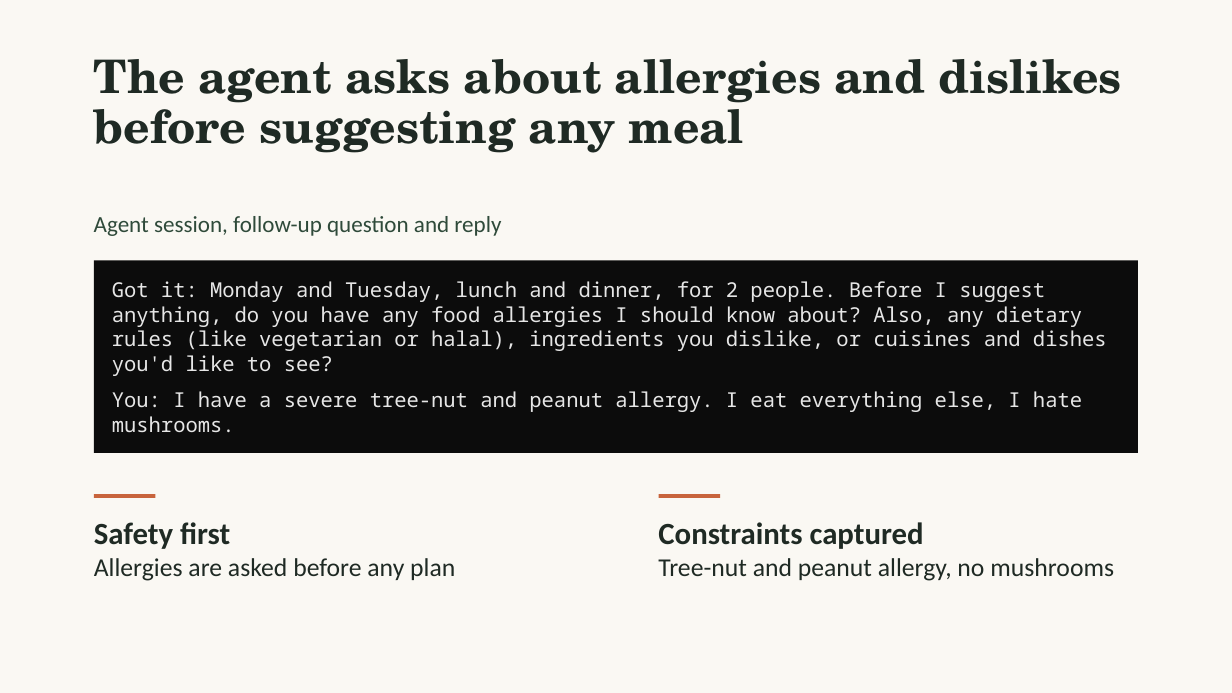
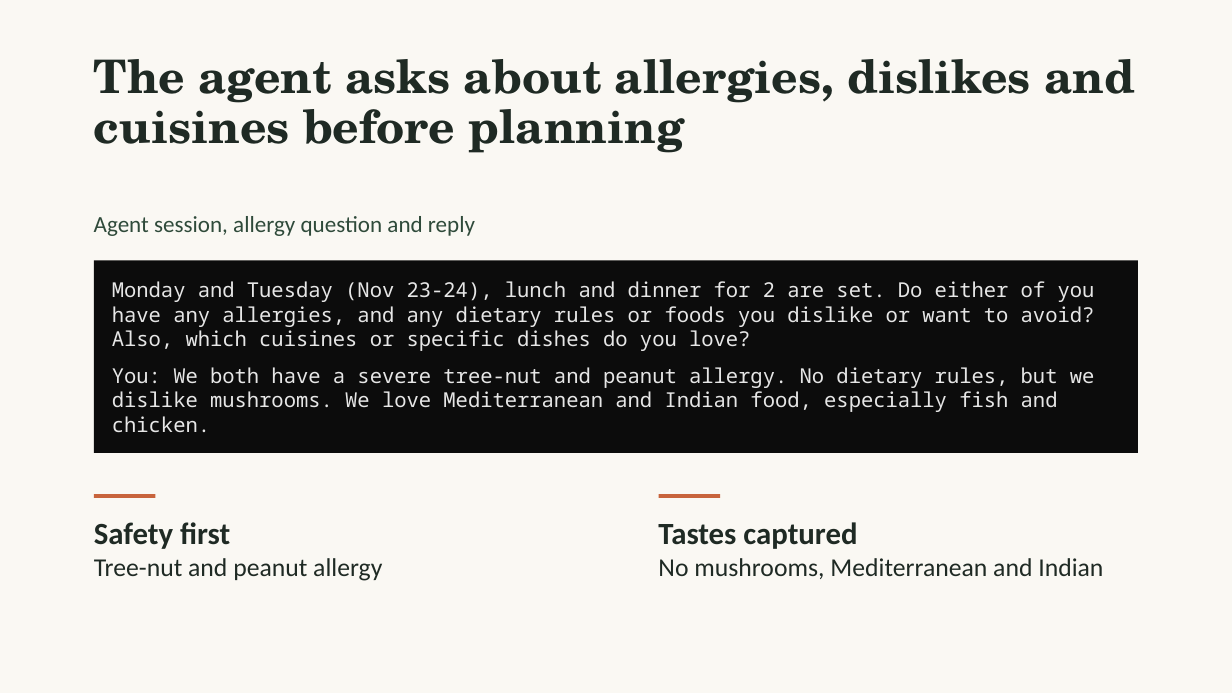
Before and after one commit to gabrieleguetta/ai-workshop-project, a slide deck: slide 4 of MVP-Presentation.pptx. Drawn at 1232x693 pixels with LibreOffice and Linux fonts; fonts in the diff are those of the drawing. Boxes give left, top, right and bottom in pixels: in the first picture for what was removed or moved away, otherwise in the second. Text is boxed around its words. In the diff, an @@ line names an element or a change of style, - is before the commit and + after.

```diff
--- a/MVP-Presentation.pptx
+++ b/MVP-Presentation.pptx
@@ title at (94, 59, 1135, 153): text changed @@
-The agent asks about allergies and dislikes before suggesting any meal
+The agent asks about allergies, dislikes and cuisines before planning
@@ text at (94, 216, 475, 236): text changed @@
-Agent session, follow-up question and reply
+Agent session, allergy question and reply
@@ text in rectangle at (112, 281, 1095, 432): text changed @@
-Got it: Monday and Tuesday, lunch and dinner, for 2 people. Before I suggest anything, do you have any food allergies I should know about? Also, any dietary rules (like vegetarian or halal), ingredients you dislike, or cuisines and dishes you'd like to see?
-You: I have a severe tree-nut and peanut allergy. I eat everything else, I hate mushrooms.
+Monday and Tuesday (Nov 23-24), lunch and dinner for 2 are set. Do either of you have any allergies, and any dietary rules or foods you dislike or want to avoid? Also, which cuisines or specific dishes do you love?
+You: We both have a severe tree-nut and peanut allergy. No dietary rules, but we dislike mushrooms. We love Mediterranean and Indian food, especially fish and chicken.
@@ text at (658, 522, 1103, 579): text changed @@
-Constraints captured
-Tree-nut and peanut allergy, no mushrooms
+Tastes captured
+No mushrooms, Mediterranean and Indian
@@ text at (94, 558, 382, 581): text changed @@
-Allergies are asked before any plan
+Tree-nut and peanut allergy
```
Also in this commit, not shown: 7 other slides changed, 4 slides added, 8 slides removed, 3 other files.
